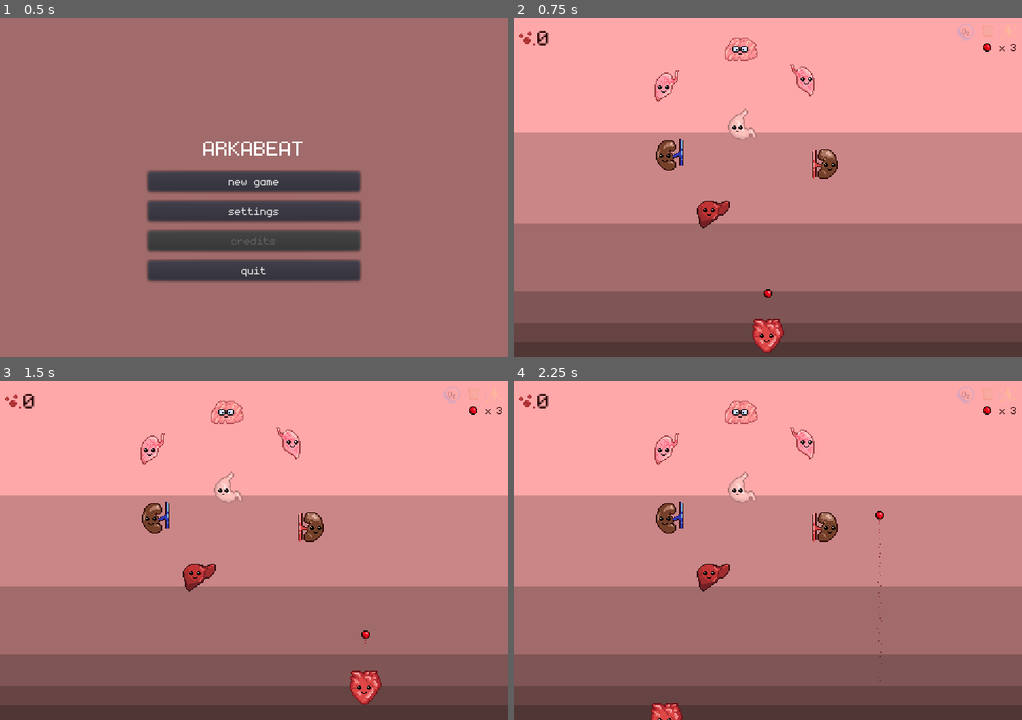
Above: before the commit, frames 1-4 (two rows, left to right).
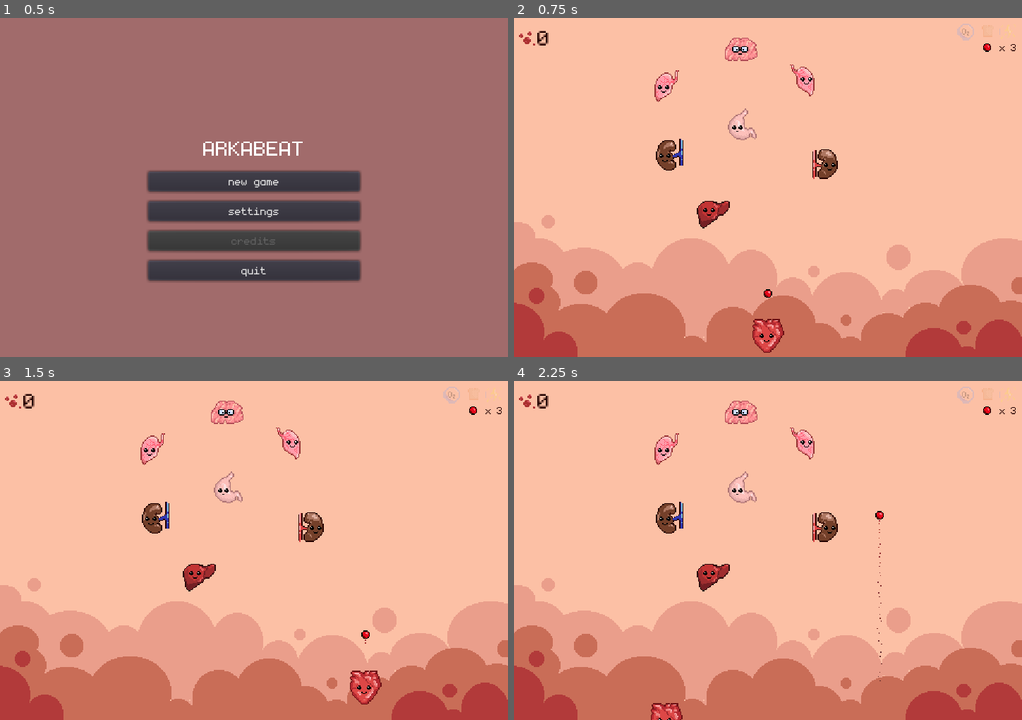
Above: after the commit, the same moments.

Repository: dmitriy-shmilo/arkabeat
Game: Godot game, scene res://screens/title/title.tscn
Same seed, same stepped clock (60 frames per second), same inputs: the game is played once before the commit and once after it. Sound files missing from this copy of the repository are replaced by a short silence.
Inputs (mouse positions are in pixels of both pictures, inside the frame that each line leads up to):
- Up to frame 1 (0.5 s): no input
- Up to frame 2 (0.75 s): click "new game" at 0.5 s
- Up to frame 3 (1.5 s): tap Enter at 1.25 s; move the mouse to (365, 533) at 1.27 s; click (365, 533) at 1.42 s
- Up to frame 4 (2.25 s): move the mouse to (666, 567) at 2.02 s; click (666, 567) at 2.17 s

Frame 1 is identical in both runs. In frame 2, 65% of the frame differs, in the area x 0-100%, y 33-100%; in frame 3, 65%; in frame 4, 65%.
Error in both runs: Trying to assign value of type 'AnimatedSprite' to a variable of type 'Sprite'. (res://bat/bat.gd:6)

Commit message:
Add wall hit sound, soundtrack and music volume setting, change background to a better one

Diff:
--- a/organ/organ.gd
+++ b/organ/organ.gd
@@ -22,7 +22,8 @@
 
 const HitSounds = [
 		preload("res://organ/hit1.wav"),
-		preload("res://organ/hit2.wav")
+		preload("res://organ/hit2.wav"),
+		preload("res://organ/hit3.wav"),
 ]
 
 export (ORGAN_TYPE) var organ_type = ORGAN_TYPE.NONE
--- a/persisted_settings.gd
+++ b/persisted_settings.gd
@@ -5,6 +5,7 @@
 var best_score = 0
 var last_score = 0
 var sfx_volume: float = MAX_VOLUME setget set_sfx_volume
+var music_volume: float = MAX_VOLUME setget set_music_volume
 var enable_particles = true
 
 var _sfx_bus
@@ -21,6 +22,12 @@
 	_set_volume(_sfx_bus, value)
 
 
+func set_music_volume(value: float):
+	value = clamp(value, 0, MAX_VOLUME)
+	music_volume = value
+	_set_volume(_music_bus, value)
+
+
 func _set_volume(bus_idx: int, value: float):
 	AudioServer.set_bus_mute(bus_idx, sfx_volume == 0)
 	AudioServer.set_bus_volume_db(bus_idx, lerp(-40.0, 0, value / 100.0))
--- a/screens/main/main.gd
+++ b/screens/main/main.gd
@@ -12,9 +12,11 @@
 const SPEEDUP_AMOUNT = 5.0
 const BAT_Y_ALLOWANCE = 50.0
 const PROJECTILE_OFFSET = 40.0
+
 const PauseScene = preload("res://screens/settings/settings.tscn")
 const LooseStream = preload("res://screens/main/loose.wav")
 const OneUpStream = preload("res://screens/main/one_up.wav")
+const WallHitStream = preload("res://screens/main/wall_hit.wav")
 
 signal score_changed(new_score)
 signal lives_changed(new_lives)
@@ -28,6 +30,7 @@
 onready var _left_wall = $LeftWall
 onready var _right_wall = $RightWall
 onready var _audio: AudioStreamPlayer = $Audio
+onready var _music: AudioStreamPlayer = $Music
 onready var _settings = $CanvasLayer/GUI/Settings
 
 var _score: int = 0 setget _set_score
@@ -44,6 +47,8 @@
 func _ready():
 	Input.set_mouse_mode(Input.MOUSE_MODE_HIDDEN)
 	emit_signal("lives_changed", _lives)
+	_music.stream_paused = false
+	_music.play()
 
 
 func _unhandled_key_input(event: InputEventKey):
@@ -52,6 +57,7 @@
 		_settings.visible = true
 		get_tree().paused = true
 		Input.set_mouse_mode(Input.MOUSE_MODE_VISIBLE)
+		_music.stream_paused = true
 
 
 func _unhandled_input(event: InputEvent):
@@ -98,7 +104,13 @@
 
 
 func _on_Projectile_collided(other):
-	if other == _floor:
+	if other == _left_wall \
+		or other == _right_wall \
+		or other == _ceiling:
+		if not _audio.playing:
+			_audio.stream = WallHitStream
+			_audio.play()
+	elif other == _floor:
 		_set_state(GAME_STATE.LAUNCHING)
 		_set_lives(_lives - 1)
 		if not _audio.playing:
@@ -145,3 +157,4 @@
 	_settings.visible = false
 	get_tree().paused = false
 	Input.set_mouse_mode(Input.MOUSE_MODE_HIDDEN)
+	_music.stream_paused = false
--- a/screens/main/main.tscn
+++ b/screens/main/main.tscn
@@ -10,6 +10,7 @@
 [ext_resource path="res://organ/icons.png" type="Texture" id=8]
 [ext_resource path="res://screens/settings/settings.tscn" type="PackedScene" id=9]
 [ext_resource path="res://organ/organs.png" type="Texture" id=10]
+[ext_resource path="res://screens/main/soundtrack.wav" type="AudioStream" id=11]
 
 [sub_resource type="RectangleShape2D" id=1]
 extents = Vector2( 5, 170 )
@@ -17,23 +18,23 @@
 [sub_resource type="RectangleShape2D" id=2]
 extents = Vector2( 250, 5 )
 
-[sub_resource type="AtlasTexture" id=7]
+[sub_resource type="AtlasTexture" id=3]
 atlas = ExtResource( 10 )
 region = Rect2( 488, 8, 16, 15 )
 
+[sub_resource type="AtlasTexture" id=4]
+atlas = ExtResource( 8 )
+region = Rect2( 80, 0, 16, 16 )
+
+[sub_resource type="AtlasTexture" id=5]
+atlas = ExtResource( 8 )
+region = Rect2( 0, 0, 16, 16 )
+
 [sub_resource type="AtlasTexture" id=6]
 atlas = ExtResource( 8 )
-region = Rect2( 80, 0, 16, 16 )
-
-[sub_resource type="AtlasTexture" id=3]
-atlas = ExtResource( 8 )
-region = Rect2( 0, 0, 16, 16 )
-
-[sub_resource type="AtlasTexture" id=4]
-atlas = ExtResource( 8 )
 region = Rect2( 32, 0, 16, 16 )
 
-[sub_resource type="AtlasTexture" id=5]
+[sub_resource type="AtlasTexture" id=7]
 atlas = ExtResource( 8 )
 region = Rect2( 16, 0, 16, 16 )
 
@@ -112,9 +113,6 @@
 
 [node name="Bat" parent="." instance=ExtResource( 3 )]
 position = Vector2( 240, 300 )
-
-[node name="Audio" type="AudioStreamPlayer" parent="."]
-bus = "Sfx"
 
 [node name="CanvasLayer" type="CanvasLayer" parent="."]
 
@@ -141,18 +139,19 @@
 }
 
 [node name="LivesIcon" type="TextureRect" parent="CanvasLayer/GUI/LivesContainer"]
-margin_right = 16.0
-margin_bottom = 16.0
-rect_min_size = Vector2( 16, 16 )
-texture = SubResource( 7 )
+margin_left = 1.0
+margin_right = 17.0
+margin_bottom = 16.0
+rect_min_size = Vector2( 16, 16 )
+texture = SubResource( 3 )
 __meta__ = {
 "_edit_use_anchors_": false
 }
 
 [node name="X" type="Label" parent="CanvasLayer/GUI/LivesContainer"]
-margin_left = 20.0
+margin_left = 21.0
 margin_top = 1.0
-margin_right = 26.0
+margin_right = 27.0
 margin_bottom = 14.0
 custom_colors/font_color = Color( 0.14902, 0.0117647, 0.00392157, 1 )
 text = "x"
@@ -161,9 +160,9 @@
 }
 
 [node name="LivesCount" type="Label" parent="CanvasLayer/GUI/LivesContainer"]
-margin_left = 30.0
+margin_left = 31.0
 margin_top = 1.0
-margin_right = 36.0
+margin_right = 37.0
 margin_bottom = 14.0
 custom_colors/font_color = Color( 0.14902, 0.0117647, 0.00392157, 1 )
 text = "0"
@@ -248,12 +247,21 @@
 
 [node name="BackButton" parent="CanvasLayer/GUI/Settings/VBoxContainer" index="4"]
 text = "resume"
+
+[node name="Audio" type="AudioStreamPlayer" parent="."]
+bus = "Sfx"
+
+[node name="Music" type="AudioStreamPlayer" parent="."]
+stream = ExtResource( 11 )
+autoplay = true
+stream_paused = true
+bus = "Music"
 [connection signal="lives_changed" from="." to="CanvasLayer/GUI" method="_on_Main_lives_changed"]
 [connection signal="resource_gained" from="." to="CanvasLayer/GUI" method="_on_Main_resource_gained"]
 [connection signal="resource_lost" from="." to="CanvasLayer/GUI" method="_on_Main_resource_lost"]
 [connection signal="score_changed" from="." to="CanvasLayer/GUI" method="_on_Main_score_changed"]
+[connection signal="collided" from="Projectile" to="Bat" method="_on_Projectile_collided"]
 [connection signal="collided" from="Projectile" to="." method="_on_Projectile_collided"]
-[connection signal="collided" from="Projectile" to="Bat" method="_on_Projectile_collided"]
 [connection signal="back_pressed" from="CanvasLayer/GUI/Settings" to="." method="_on_Settings_back_pressed"]
 
 [editable path="CanvasLayer/GUI/Settings"]
--- a/screens/settings/settings.gd
+++ b/screens/settings/settings.gd
@@ -1,7 +1,8 @@
 extends Control
 
 onready var _quit_button = $VBoxContainer/QuitButton
-onready var _sfx_slider = $VBoxContainer/HBoxContainer/Sfxslider
+onready var _sfx_slider = $VBoxContainer/SfxContainer/SfxSlider
+onready var _music_slider = $VBoxContainer/MusicContainer/MusicSlider
 
 signal back_pressed
 
@@ -18,6 +19,7 @@
 
 func _load_settings():
 	_sfx_slider.value = PersistedSettings.sfx_volume
+	_music_slider.value = PersistedSettings.music_volume
 
 
 func _on_BackButton_pressed():
@@ -33,7 +35,7 @@
 		_load_settings()
 
 
-func _on_Sfxslider_value_changed(value):
+func _on_SfxSlider_value_changed(value):
 	PersistedSettings.sfx_volume = value
 
 
@@ -43,3 +45,7 @@
 
 func _on_ParticlesCheckbox_toggled(button_pressed):
 	PersistedSettings.enable_particles = button_pressed
+
+
+func _on_MusicSlider_value_changed(value):
+	PersistedSettings.music_volume = value
--- a/screens/settings/settings.tscn
+++ b/screens/settings/settings.tscn
@@ -15,8 +15,10 @@
 }
 
 [node name="ColorRect" type="ColorRect" parent="."]
-anchor_right = 1.0
-anchor_bottom = 1.0
+anchor_left = -0.000438054
+anchor_top = 0.000657082
+anchor_right = 0.999562
+anchor_bottom = 1.00066
 color = Color( 0.2, 0.2, 0.2, 1 )
 __meta__ = {
 "_edit_use_anchors_": false
@@ -45,49 +47,71 @@
 text = "SETTINGS"
 align = 1
 
-[node name="HBoxContainer" type="HBoxContainer" parent="VBoxContainer"]
+[node name="SfxContainer" type="HBoxContainer" parent="VBoxContainer"]
 margin_top = 41.0
 margin_right = 200.0
 margin_bottom = 57.0
 
-[node name="SfxLabel" type="Label" parent="VBoxContainer/HBoxContainer"]
+[node name="SfxLabel" type="Label" parent="VBoxContainer/SfxContainer"]
 margin_top = 1.0
-margin_right = 24.0
+margin_right = 46.0
 margin_bottom = 14.0
-text = "SFX:"
+size_flags_horizontal = 3
+text = "sfx:"
 
-[node name="Sfxslider" type="HSlider" parent="VBoxContainer/HBoxContainer"]
-margin_left = 28.0
+[node name="SfxSlider" type="HSlider" parent="VBoxContainer/SfxContainer"]
+margin_left = 50.0
 margin_right = 200.0
 margin_bottom = 16.0
+rect_min_size = Vector2( 150, 0 )
+size_flags_horizontal = 3
+
+[node name="MusicContainer" type="HBoxContainer" parent="VBoxContainer"]
+margin_top = 72.0
+margin_right = 200.0
+margin_bottom = 88.0
+
+[node name="MusicLabel" type="Label" parent="VBoxContainer/MusicContainer"]
+margin_top = 1.0
+margin_right = 46.0
+margin_bottom = 14.0
+size_flags_horizontal = 3
+text = "music:"
+
+[node name="MusicSlider" type="HSlider" parent="VBoxContainer/MusicContainer"]
+margin_left = 50.0
+margin_right = 200.0
+margin_bottom = 16.0
+rect_min_size = Vector2( 150, 0 )
 size_flags_horizontal = 3
 
 [node name="ParticlesCheckbox" type="CheckBox" parent="VBoxContainer"]
-margin_top = 72.0
+margin_top = 103.0
 margin_right = 200.0
-margin_bottom = 96.0
+margin_bottom = 127.0
 pressed = true
 text = "enable particles"
 
 [node name="FullscreenButton" type="Button" parent="VBoxContainer"]
-margin_top = 111.0
+margin_top = 142.0
 margin_right = 200.0
-margin_bottom = 130.0
+margin_bottom = 161.0
 text = "toggle fullscreen"
 
 [node name="BackButton" type="Button" parent="VBoxContainer"]
-margin_top = 145.0
+margin_top = 176.0
 margin_right = 200.0
-margin_bottom = 164.0
+margin_bottom = 195.0
 text = "back"
 
 [node name="QuitButton" type="Button" parent="VBoxContainer"]
-margin_top = 179.0
+margin_top = 210.0
 margin_right = 200.0
-margin_bottom = 198.0
+margin_bottom = 229.0
 text = "quit"
 [connection signal="visibility_changed" from="." to="." method="_on_Settings_visibility_changed"]
-[connection signal="value_changed" from="VBoxContainer/HBoxContainer/Sfxslider" to="." method="_on_Sfxslider_value_changed"]
+[connection signal="value_changed" from="VBoxContainer/SfxContainer/SfxSlider" to="." method="_on_SfxSlider_value_changed"]
+[connection signal="value_changed" from="VBoxContainer/MusicContainer/MusicSlider" to="." method="_on_MusicSlider_value_changed"]
 [connection signal="toggled" from="VBoxContainer/ParticlesCheckbox" to="." method="_on_ParticlesCheckbox_toggled"]
 [connection signal="pressed" from="VBoxContainer/FullscreenButton" to="." method="_on_FullscreenButton_pressed"]
 [connection signal="pressed" from="VBoxContainer/BackButton" to="." method="_on_BackButton_pressed"]
--- a/screens/title/title.tscn
+++ b/screens/title/title.tscn
@@ -77,7 +77,7 @@
 [node name="ColorRect" parent="Settings" index="0"]
 color = Color( 0.635294, 0.423529, 0.423529, 1 )
 
-[node name="QuitButton" parent="Settings/VBoxContainer" index="4"]
+[node name="QuitButton" parent="Settings/VBoxContainer" index="5"]
 visible = false
 [connection signal="pressed" from="VBoxContainer/NewGameButton" to="." method="_on_NewGameButton_pressed"]
 [connection signal="pressed" from="VBoxContainer/SettingsButton" to="." method="_on_SettingsButton_pressed"]
Not shown, added: organ/hit3.wav.import
Binary file changed: screens/main/background.png
Not shown: 5 places in screens/main/main.tscn that only renumber resources
Not shown, added: screens/main/soundtrack.wav.import
Not shown, added: screens/main/wall_hit.wav.import
Not shown, added: organ/hit3.wav
Not shown, added: screens/main/soundtrack.wav
Not shown, added: screens/main/wall_hit.wav
